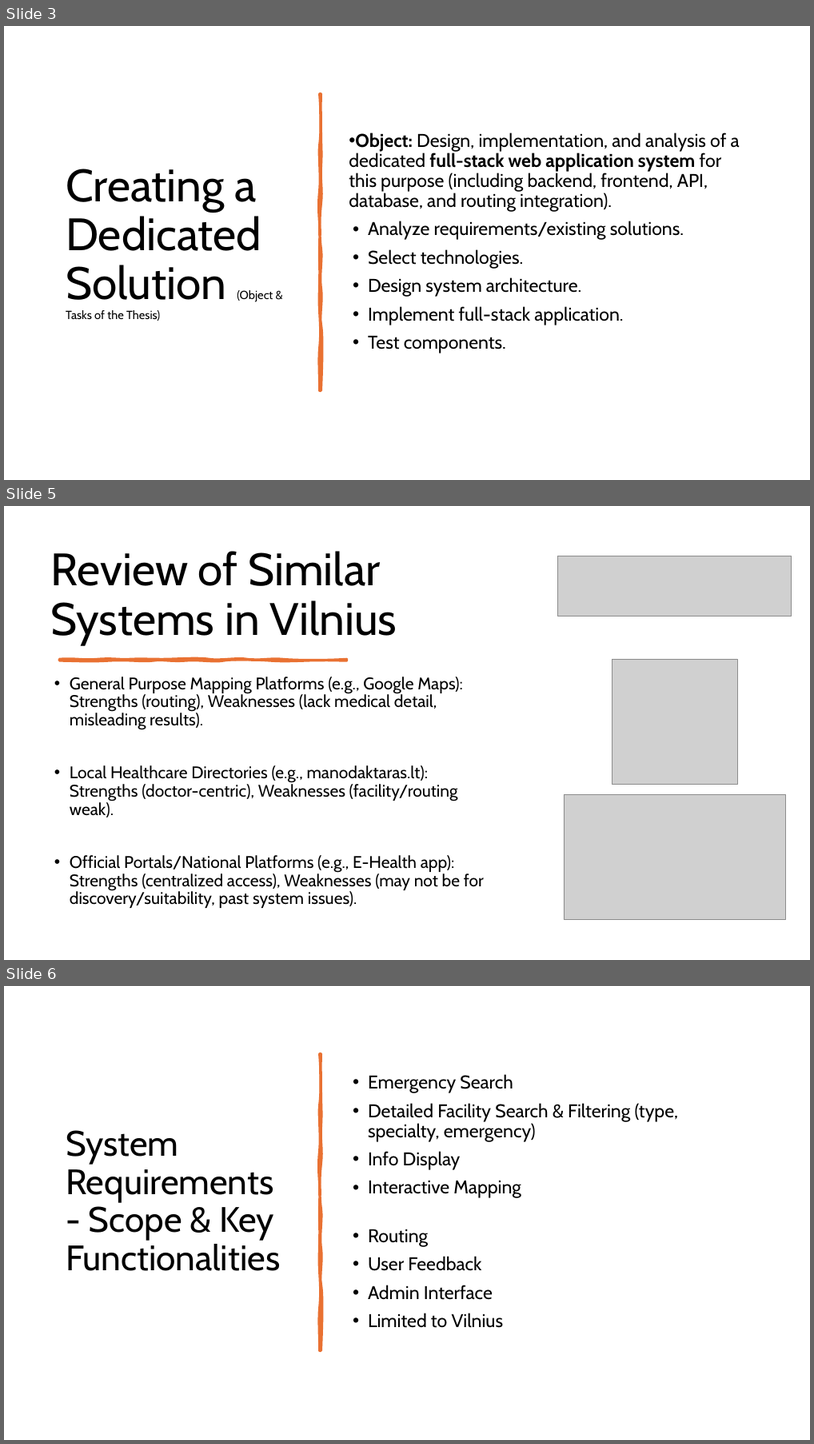
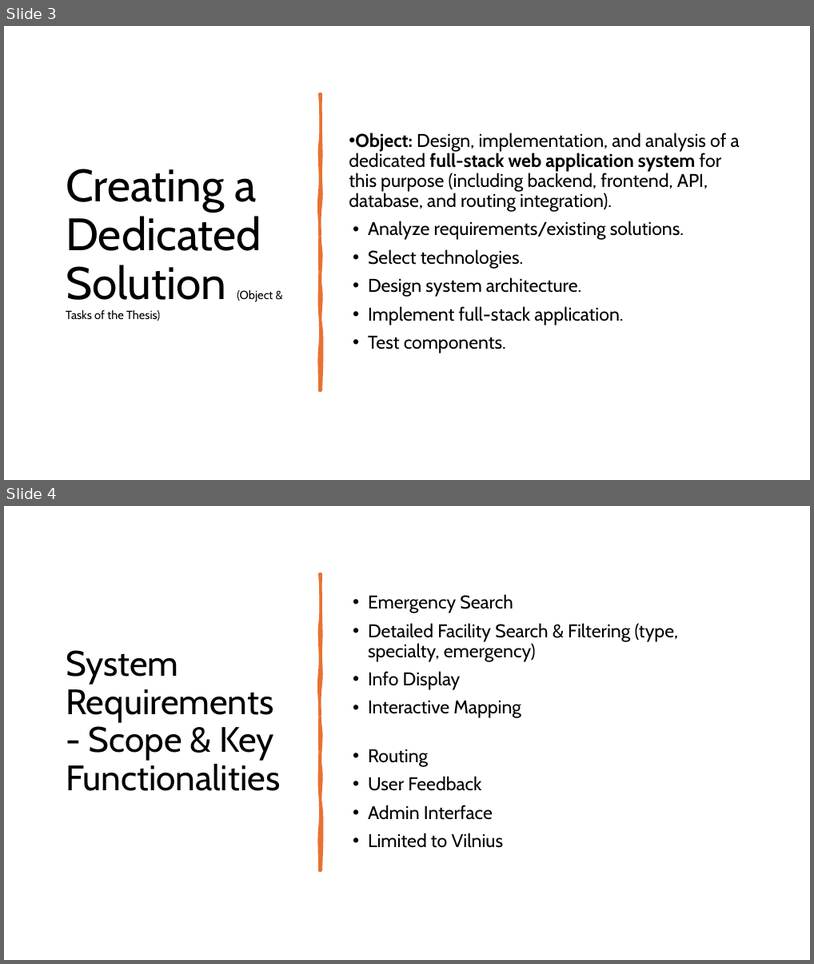
Before and after one commit to ufuksaylan/tez, a slide deck: PresentationFinal.pptx. Shown one above the other, each under a label of ours: slides 3, 5 and 6 before the commit, slides 3 and 4 after it; the slides between them are not shown. The pictures are 814x1444 and 814x964 pixels, drawn with LibreOffice and Linux fonts; fonts in the diff are those of the drawing; grey boxes stand for pictures. Boxes give left, top, right and bottom in pixels: in the first picture for what was removed or moved away, otherwise in the second. Text is boxed around its words. In the diff, an @@ line names an element or a change of style, - is before the commit and + after.

```diff
--- a/PresentationFinal.pptx
+++ b/PresentationFinal.pptx
@@ slide 5 removed at bbox=[4, 506, 810, 960], background #FFFFFF @@
@@ title removed at bbox=[50, 551, 398, 644] @@
-Review of Similar Systems in Vilnius
@@ picture removed at bbox=[558, 556, 792, 616] @@
@@ freeform shape removed at bbox=[60, 659, 347, 660] @@
@@ picture removed at bbox=[613, 659, 738, 784] @@
@@ text removed at bbox=[70, 676, 484, 908] @@
-• General Purpose Mapping Platforms (e.g., Google Maps): Strengths (routing), Weaknesses (lack medical detail, misleading results).
-• Local Healthcare Directories (e.g., manodaktaras.lt): Strengths (doctor-centric), Weaknesses (facility/routing weak).
-• Official Portals/National Platforms (e.g., E-Health app): Strengths (centralized access), Weaknesses (may not be for discovery/suitability, past system issues).
@@ picture removed at bbox=[564, 795, 786, 920] @@
@@ what was slide 6 is now slide 4 @@
```
Also in this commit, not shown: 3 slides changed, 1 slide added, 2 other slides removed.
